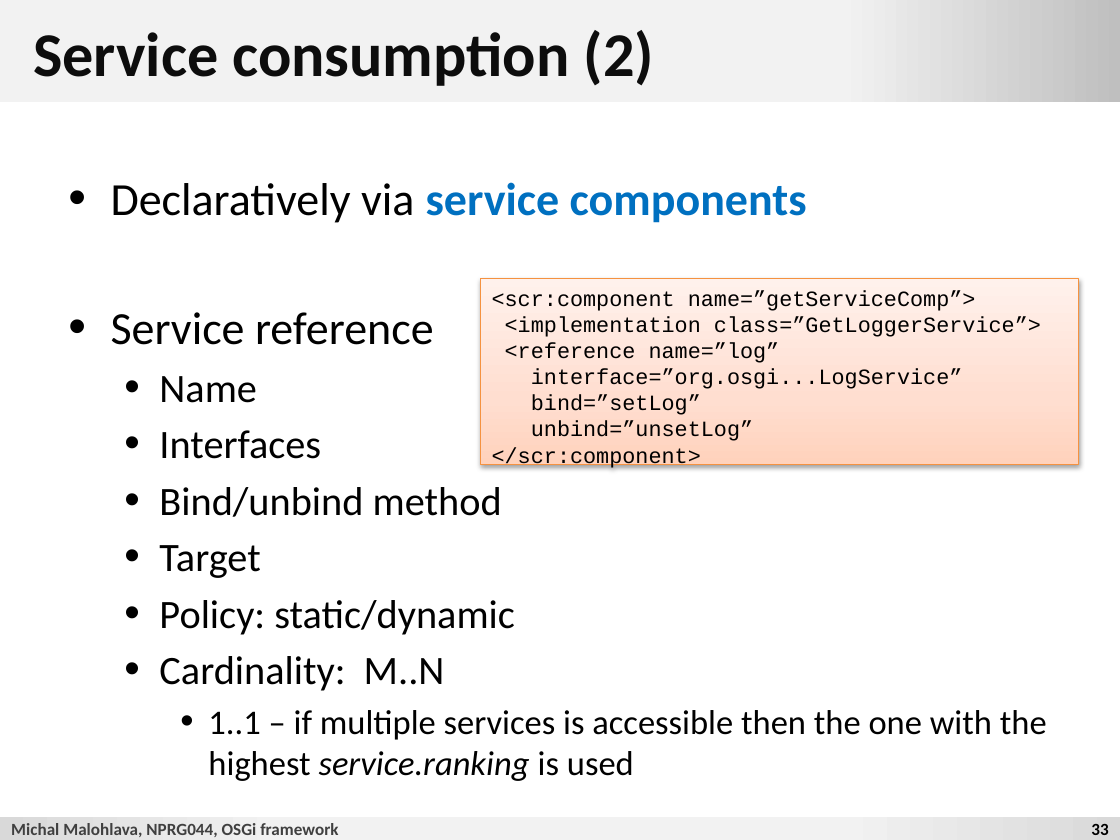
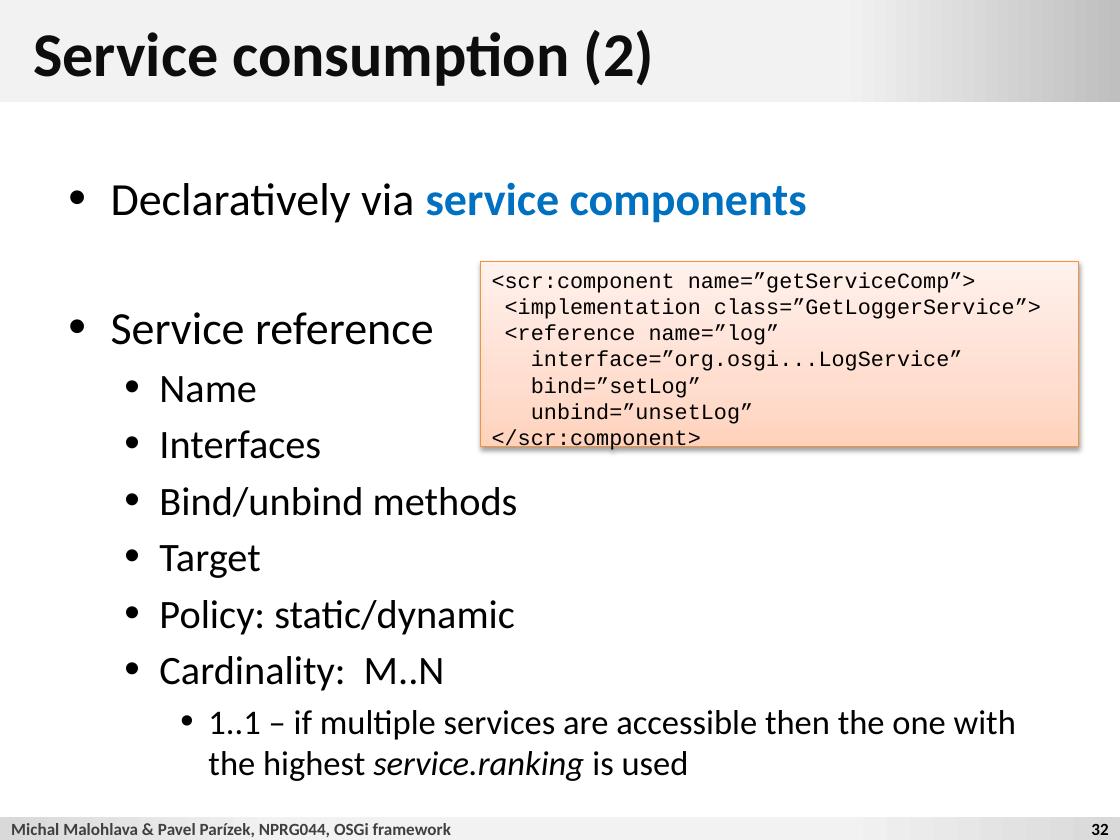
Before and after one commit to d3slect/nprg044-eclipse-platform, a slide deck: slide 32 of slides/2012-13/01-osgi/01-osgi.pptx (slide 33 before the commit). Drawn at 1120x840 pixels with LibreOffice and Linux fonts; fonts in the diff are those of the drawing; background and template pictures are left out. Boxes give left, top, right and bottom in pixels: in the first picture for what was removed or moved away, otherwise in the second. Text is boxed around its words. In the diff, an @@ line names an element or a change of style, - is before the commit and + after.

Commit message:
osgi

```diff
--- a/slides/2012-13/01-osgi/01-osgi.pptx
+++ b/slides/2012-13/01-osgi/01-osgi.pptx
@@ rectangle "<scr:component name=”getServiceComp”>": place and size @@
-rectangle "<scr:component name=”getServiceComp”>" at (480,279,1079,465)
+rectangle "<scr:component name=”getServiceComp”>" at (480,261,1079,447)
@@ text at (159,487,518,517): text changed @@
-  • Bind/unbind method
+  • Bind/unbind methods
@@ text at (208,710,1016,781): text changed @@
-    • 1..1 – if multiple services is accessible then the one with the highest service.ranking is used
+    • 1..1 – if multiple services are accessible then the one with the highest service.ranking is used
@@ text at (11,823,451,837): text changed @@
-Michal Malohlava, NPRG044, OSGi framework
+Michal Malohlava & Pavel Parízek, NPRG044, OSGi framework
@@ page number at (1091,824,1108,835): text changed @@
-33
+32
```
Also in this commit, not shown: 41 other slides changed, 2 slides removed, 58 other files.
